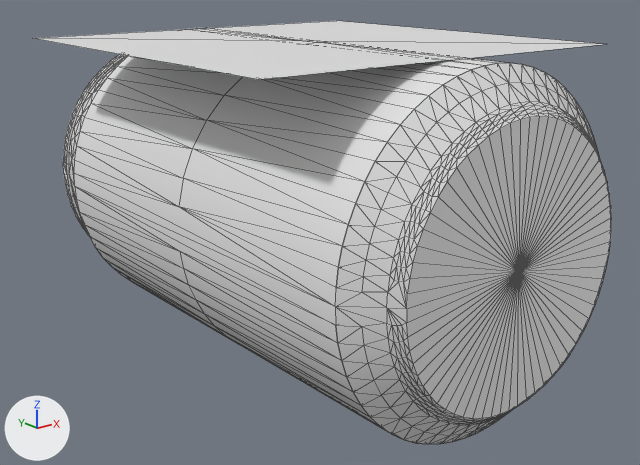
The COLLADA model description/model/dislike_id10.dae as it was, and as the next commit left it.
The view is the same before and after, from a 50 mm lens placed at (-0.109, -0.1394, 0.0786), pointed at (0.0007, -0.0023, 0.0238). The lights are fixed; the arrows at lower left show +X, +Y and +Z. Mesh edges are drawn as thin lines. Materials are left out; every surface is plain grey. Where no turn or scale is listed for an object, it has been applied to the vertices.

In view in the first picture: 'Body1', 'Body1.001', 'Body1.002', '平面'.
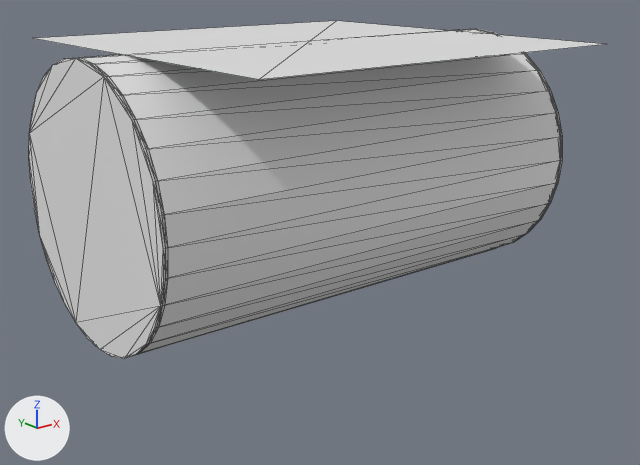
The newer file is also rescaled (x2.5), turned or shifted as a whole; pictures and numbers use the older file's frame.

Boxes (x1, y1, x2, y2) around the edits, measured in the pictures (640 x 465 px):
'円柱', added: after (78, 29, 561, 356)
'Body1', deleted: before (335, 63, 611, 445)
'Body1.002', deleted: before (69, 28, 517, 433)
'円柱.001', added: after (29, 58, 168, 359)
'Body1.001', deleted: before (63, 54, 127, 234)
'円柱.002', added: after (462, 29, 562, 245)

Edits to the bpy script that builds the scene:
```text
Add me_円柱:
    me_円柱.from_pydata(...)  # a 32-sided cylinder along x spanning x -0.048..0.048, y -0.026..0.026, z -0.026..0.026
Add me_円柱_001:
    me_円柱_001.from_pydata(...)  # a 32-sided cylinder along x spanning x -0.0004..0.0004, y -0.026..0.026, z -0.026..0.026
Remove ob_body1:
    ob_body1 = bpy.data.objects.new('Body1', me_body1)
    ob_body1.location = (0.0, -0.0544, 0.03)
Remove ob_body1_001:
    ob_body1_001 = bpy.data.objects.new('Body1.001', me_body1_001)
    ob_body1_001.location = (0.0, 0.0556, 0.03)
Remove ob_body1_002:
    ob_body1_002 = bpy.data.objects.new('Body1.002', me_body1_002)
    ob_body1_002.location = (0.0, -0.0474, 0.03)
Add ob_円柱:
    ob_円柱 = bpy.data.objects.new('円柱', me_円柱)
    ob_円柱.location = (0.0001, 0.0002, 0.0365)
Add ob_円柱_001:
    ob_円柱_001 = bpy.data.objects.new('円柱.001', me_円柱_001)
    ob_円柱_001.location = (-0.0479, 0.0002, 0.0365)
Add ob_円柱_002:
    ob_円柱_002 = bpy.data.objects.new('円柱.002', me_円柱_001.copy())
    ob_円柱_002.location = (0.0481, 0.0002, 0.0365)
```
